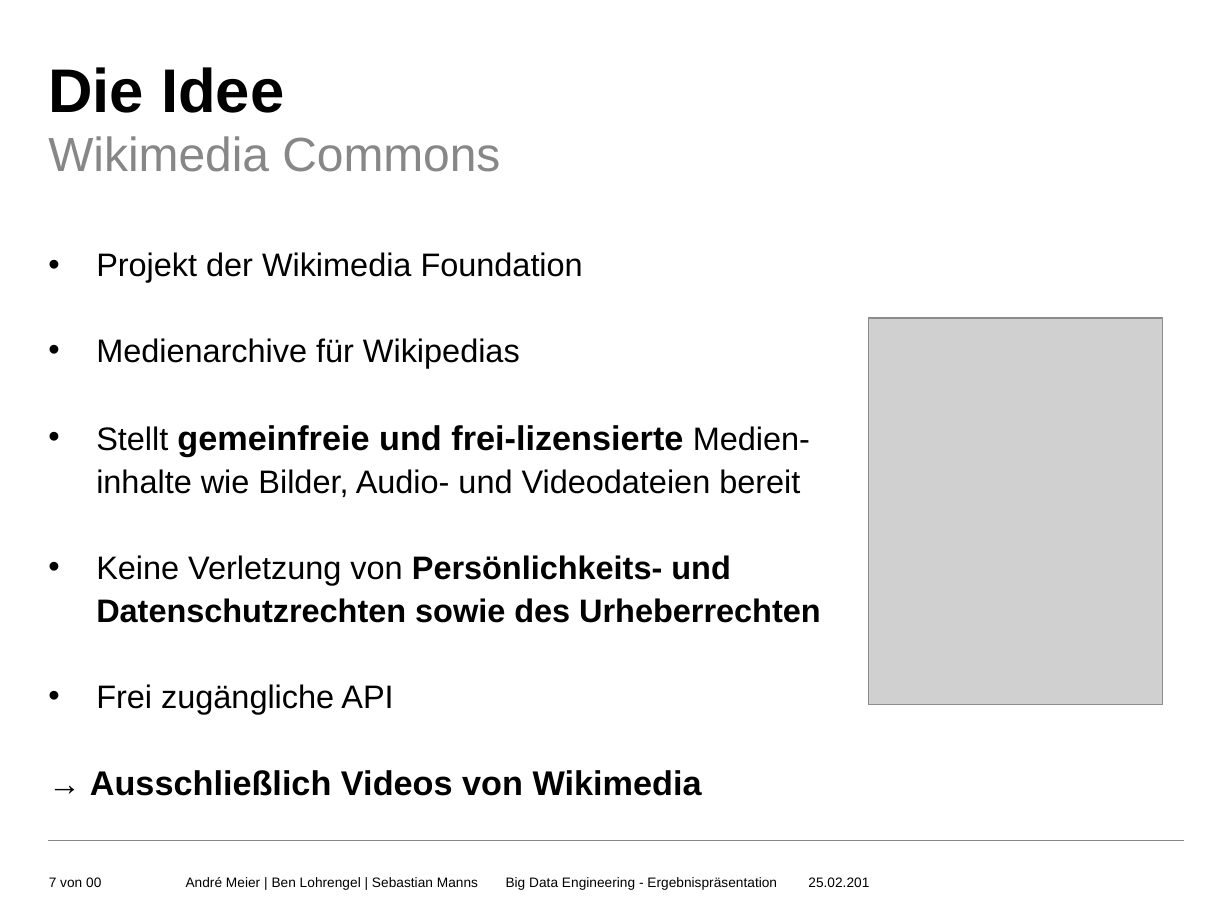
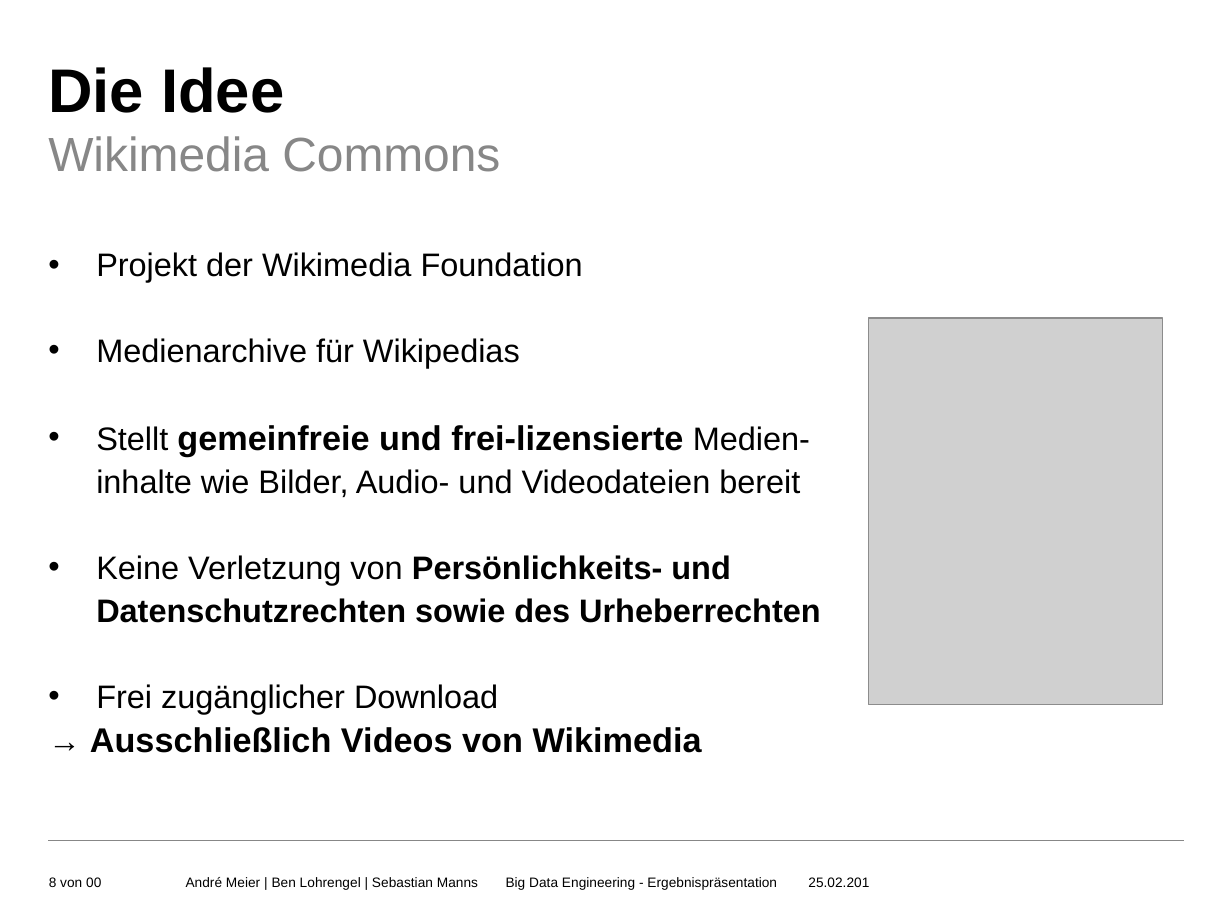
Before and after one commit to whabada/hugo, a slide deck: slide 8 of Project_HUGO.pptx (slide 7 before the commit). Drawn at 1232x924 pixels with LibreOffice and Linux fonts; fonts in the diff are those of the drawing; grey boxes stand for pictures; background and template pictures are left out. Boxes give left, top, right and bottom in pixels: in the first picture for what was removed or moved away, otherwise in the second. Text is boxed around its words. In the diff, an @@ line names an element or a change of style, - is before the commit and + after.

```diff
--- a/Project_HUGO.pptx
+++ b/Project_HUGO.pptx
@@ text at bbox=[96, 684, 498, 714]: text changed @@
-• Frei zugängliche API
+• Frei zugänglicher Download
@@ page number at bbox=[49, 877, 101, 887]: text changed @@
-7 von 00
+8 von 00
```
Also in this commit, not shown: 5 other slides changed, 5 slides added, 1 other file.
